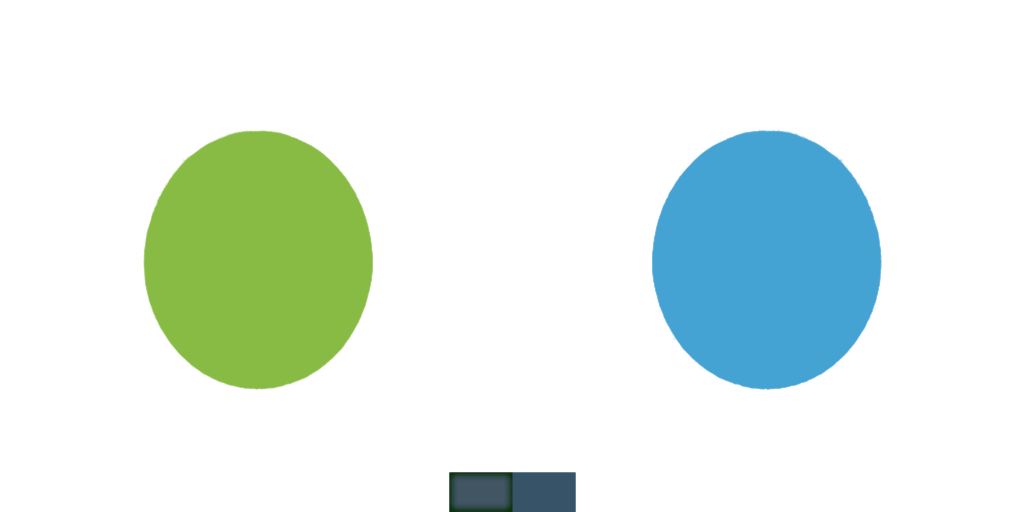
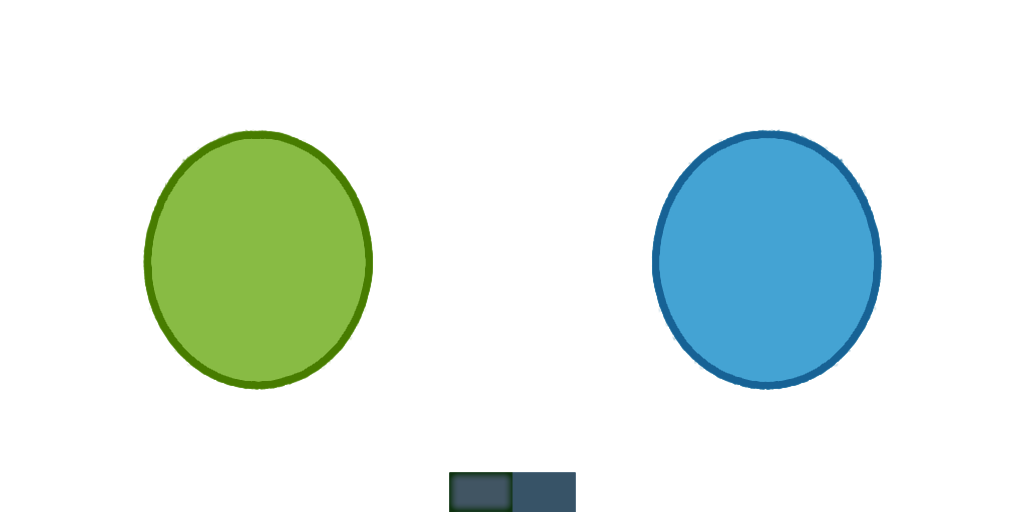
Comparing the layer stacks of the two 1024x512 images. Changes:
added layer "Layer 6 copy 3" in group "Blank 3" over [143, 129, 374, 390]
added layer "Layer 7 copy 3" in group "Blank 3" over [651, 129, 882, 390]
showed "Layer 0" over [143, 129, 882, 512]
